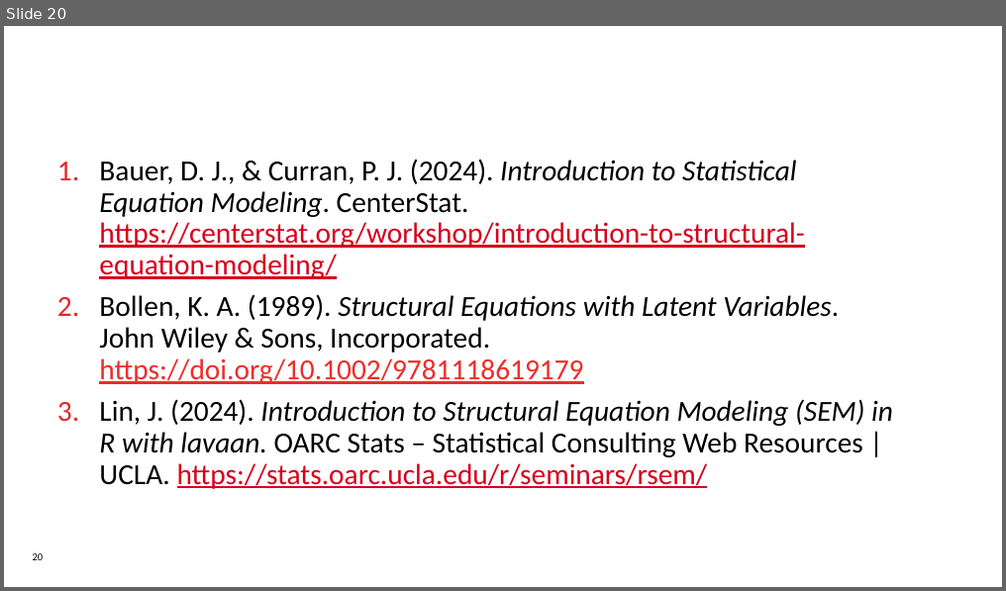
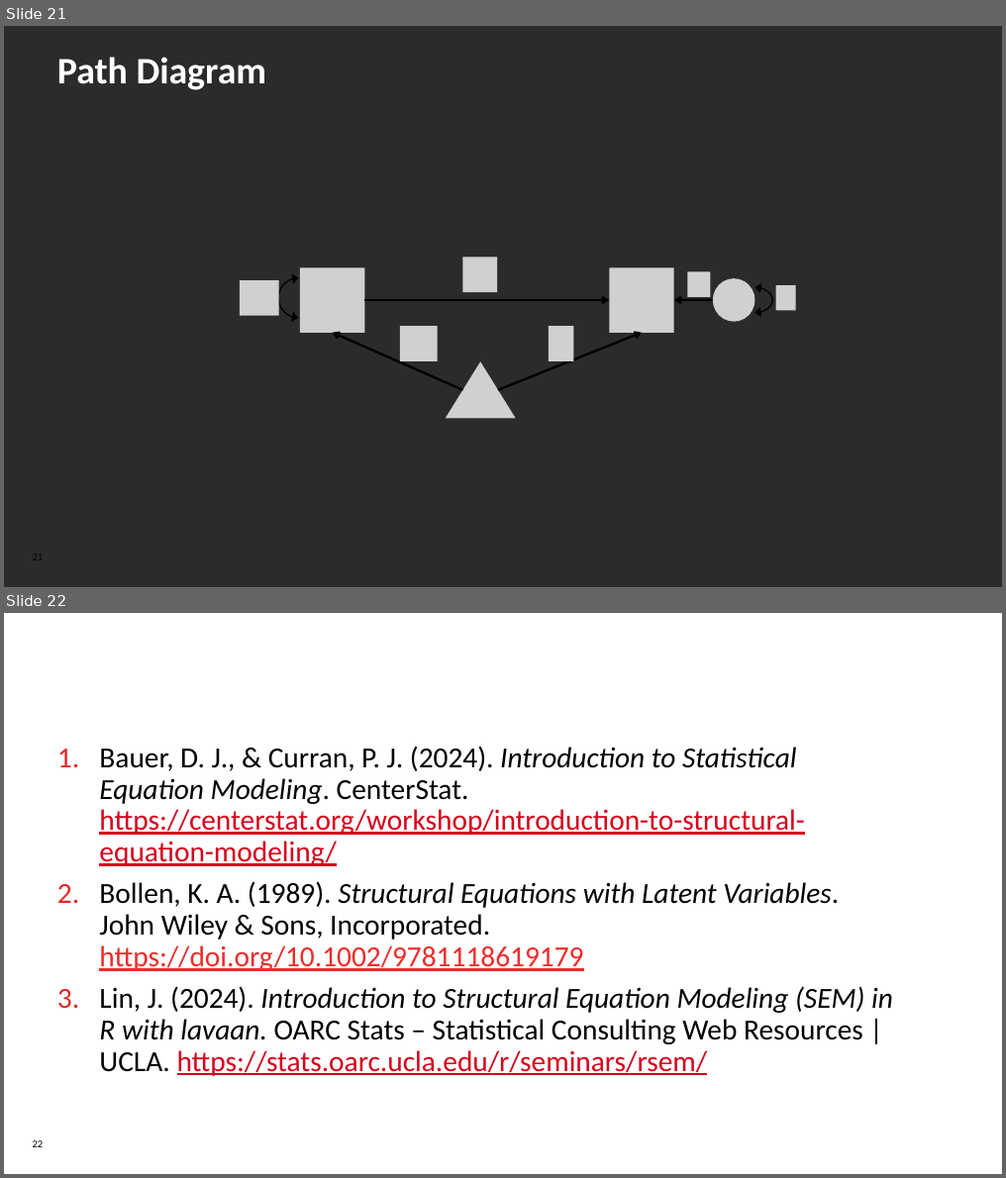
Before and after one commit to dserrington/UCalgary-MDSA-Internship, a slide deck: DRAFT - Research Capstone Project v1.pptx. Shown one above the other, each under a label of ours: slide 20 before the commit, slides 21 and 22 after it. The pictures are 1006x591 and 1006x1178 pixels, drawn with LibreOffice and Linux fonts; fonts in the diff are those of the drawing; grey boxes stand for pictures; background and template pictures are left out; a plain dark background stands for a picture behind light text. Boxes give left, top, right and bottom in pixels: in the first picture for what was removed or moved away, otherwise in the second. Text is boxed around its words. In the diff, an @@ line names an element or a change of style, - is before the commit and + after.

```diff
--- a/DRAFT - Research Capstone Project v1.pptx
+++ b/DRAFT - Research Capstone Project v1.pptx
@@ slide 21 added at <box>4,26,1002,587</box>, background picture (left out) @@
@@ title added at <box>57,57,267,90</box>, 36 pt, text #FFFFFF, bold @@
+Path Diagram
@@ picture added at <box>463,258,497,292</box> @@
@@ picture added at <box>240,280,279,316</box> @@
@@ arc (boxed as its full ellipse) added at <box>279,278,319,318</box>, outline #000000 1.25 pt @@
@@ picture added at <box>300,268,364,333</box> @@
@@ picture added at <box>610,268,675,333</box> @@
@@ picture added at <box>687,273,711,297</box> @@
@@ picture added at <box>713,279,754,322</box> @@
@@ arc (boxed as its full ellipse) added at <box>738,288,773,313</box>, outline #000000 1.25 pt @@
@@ picture added at <box>776,285,796,311</box> @@
@@ arrow added from (364, 300) to (610, 300), #000000 2.25 pt @@
@@ arrow added from (713, 300) to (674, 300), #000000 2.25 pt @@
@@ arrow added from (463, 390) to (333, 333), #000000 2.25 pt @@
@@ picture added at <box>400,326,438,362</box> @@
@@ arrow added from (498, 390) to (642, 333), #000000 2.25 pt @@
@@ picture added at <box>548,326,573,362</box> @@
@@ picture added at <box>446,363,516,419</box> @@
@@ page number added at <box>33,551,44,564</box>, 10 pt, text #000000 @@
+21
@@ what was slide 20 is now slide 22 @@
@@ page number at <box>33,1141,44,1148</box>: text changed @@
-20
+22
```
Also in this commit, not shown: 1 other slide added, 1 other file.
